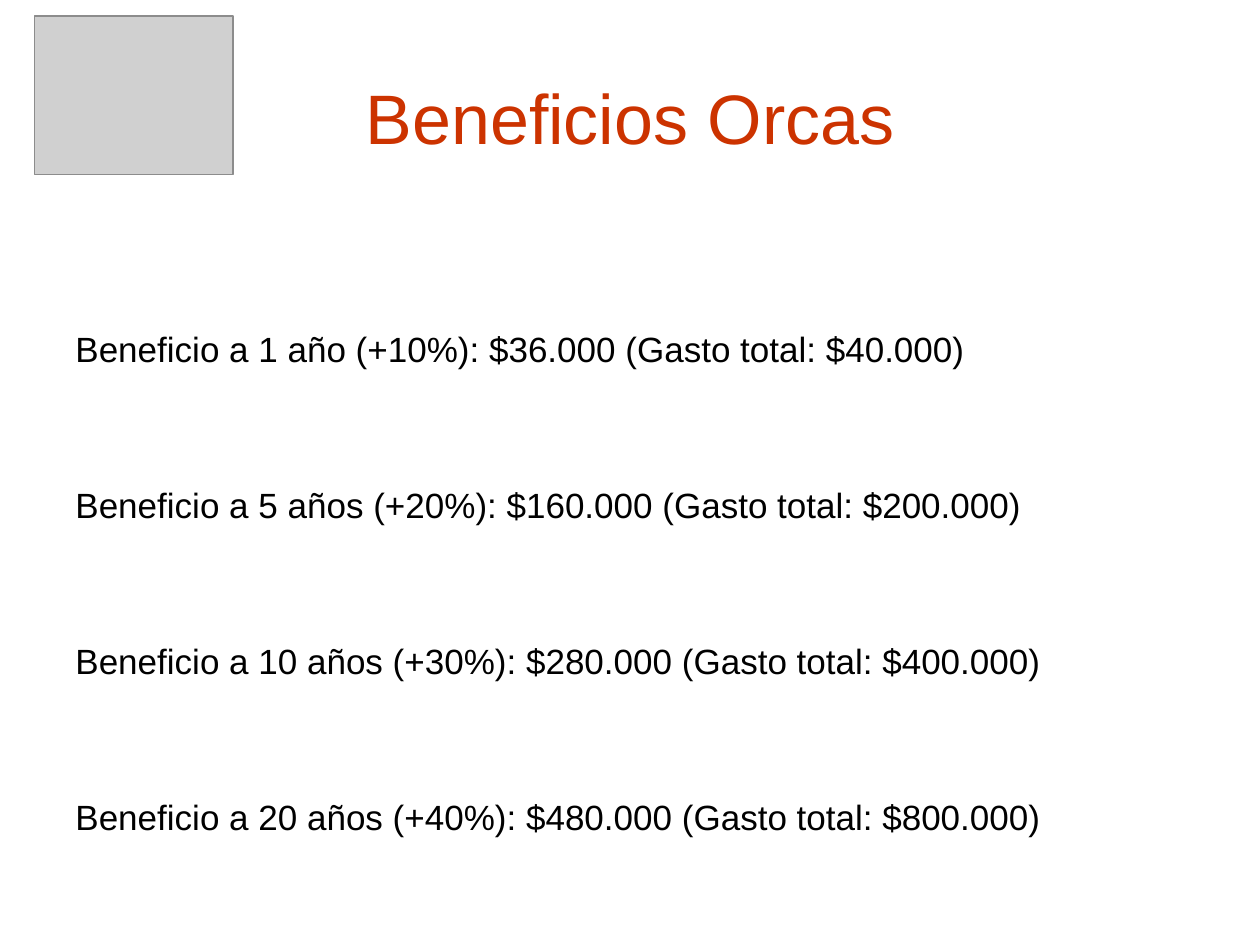
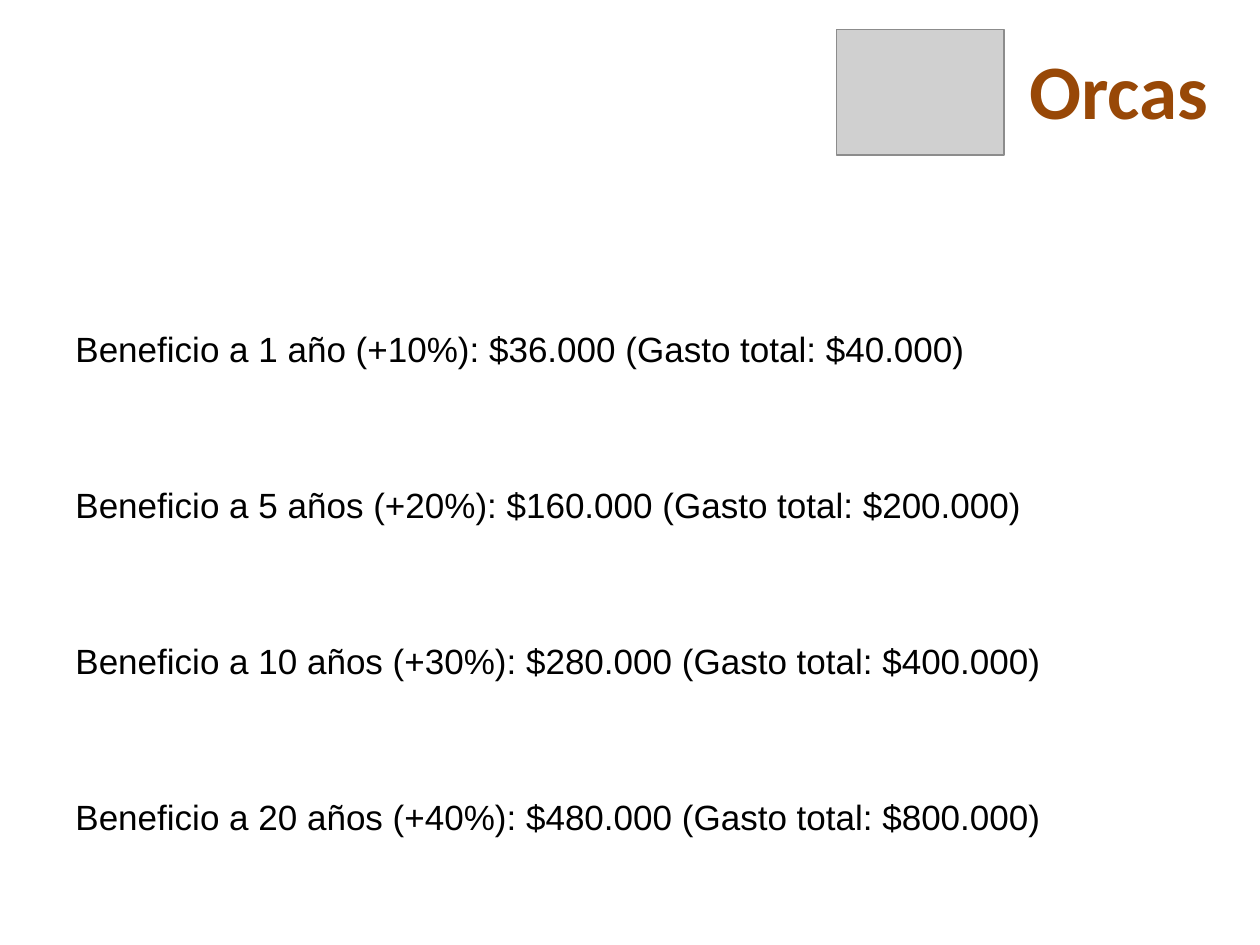
Before and after one commit to skiel85/taller-desarrollo-proyectos-i, a slide deck: slide 11 of Presentaciones/Demo Gerencial.ppt (slide 5 before the commit). Drawn at 1260x945 pixels with LibreOffice and Linux fonts; fonts in the diff are those of the drawing; grey boxes stand for pictures; background and template pictures are left out. Boxes give left, top, right and bottom in pixels: in the first picture for what was removed or moved away, otherwise in the second. Text is boxed around its words. In the diff, an @@ line names an element or a change of style, - is before the commit and + after.

```diff
--- a/Presentaciones/Demo Gerencial.ppt
+++ b/Presentaciones/Demo Gerencial.ppt
@@ picture: place and size @@
-picture at <box>34,16,233,175</box>
+picture at <box>837,29,1004,155</box>
@@ text at <box>1029,68,1208,120</box>: text changed; size 40 to 44 pt; font Arial to Calibri; text colour #CC3300 to #984807; bold on @@
-Beneficios Orcas
+Orcas
```
Also in this commit, not shown: 13 other slides changed, 10 slides added, 4 slides removed.
